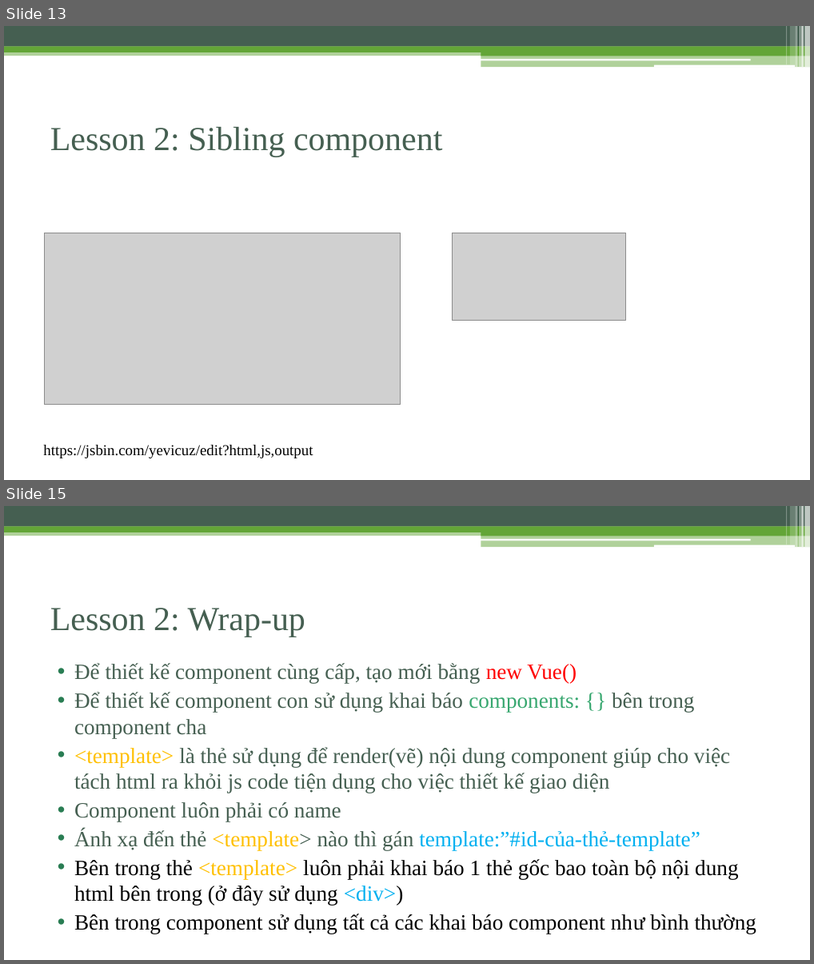
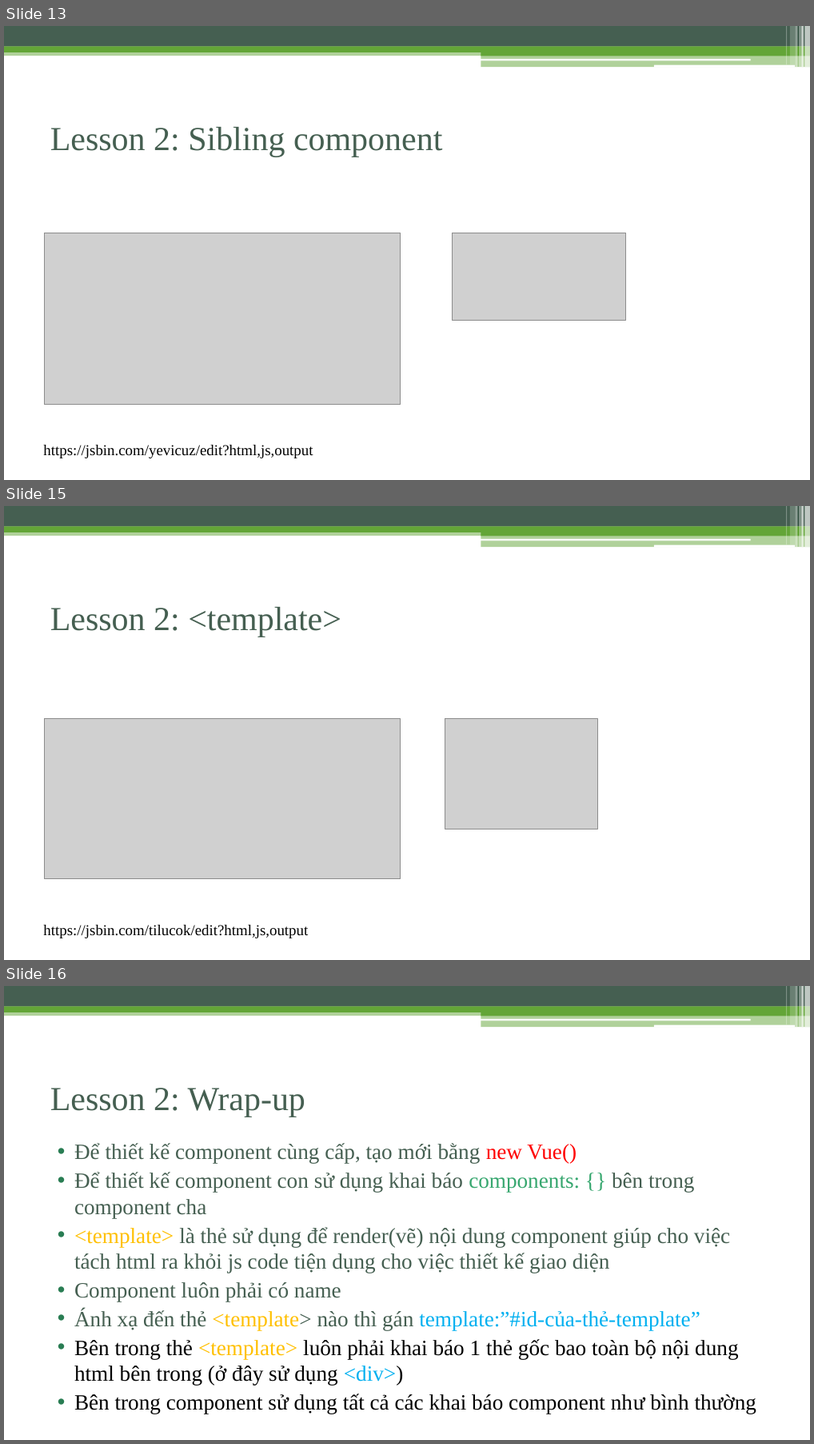
Before and after one commit to phamtuanchip/7dayswithvuejs, a slide deck: vuejs-2.0.pptx. Shown one above the other, each under a label of ours: slides 13 and 15 before the commit, slides 13, 15 and 16 after it; the slides between them are not shown. The pictures are 814x964 and 814x1444 pixels, drawn with LibreOffice and Linux fonts; fonts in the diff are those of the drawing; grey boxes stand for pictures. Boxes give left, top, right and bottom in pixels: in the first picture for what was removed or moved away, otherwise in the second. Text is boxed around its words. In the diff, an @@ line names an element or a change of style, - is before the commit and + after.

```diff
--- a/vuejs-2.0.pptx
+++ b/vuejs-2.0.pptx
@@ slide 15 added at bbox=[4, 506, 810, 960], background #FFFFFF; not listed: 13 template elements that a slide beside it also shows @@
@@ title added at bbox=[50, 607, 342, 636], 40 pt, text #455F51 @@
+Lesson 2: <template>
@@ picture added at bbox=[45, 718, 401, 879] @@
@@ picture added at bbox=[446, 718, 598, 828] @@
@@ text added at bbox=[43, 924, 308, 938], 18 pt, text #000000 @@
+https://jsbin.com/tilucok/edit?html,js,output
@@ what was slide 15 is now slide 16 @@
```
Also in this commit, not shown: 5 slides changed, 2 other files.
